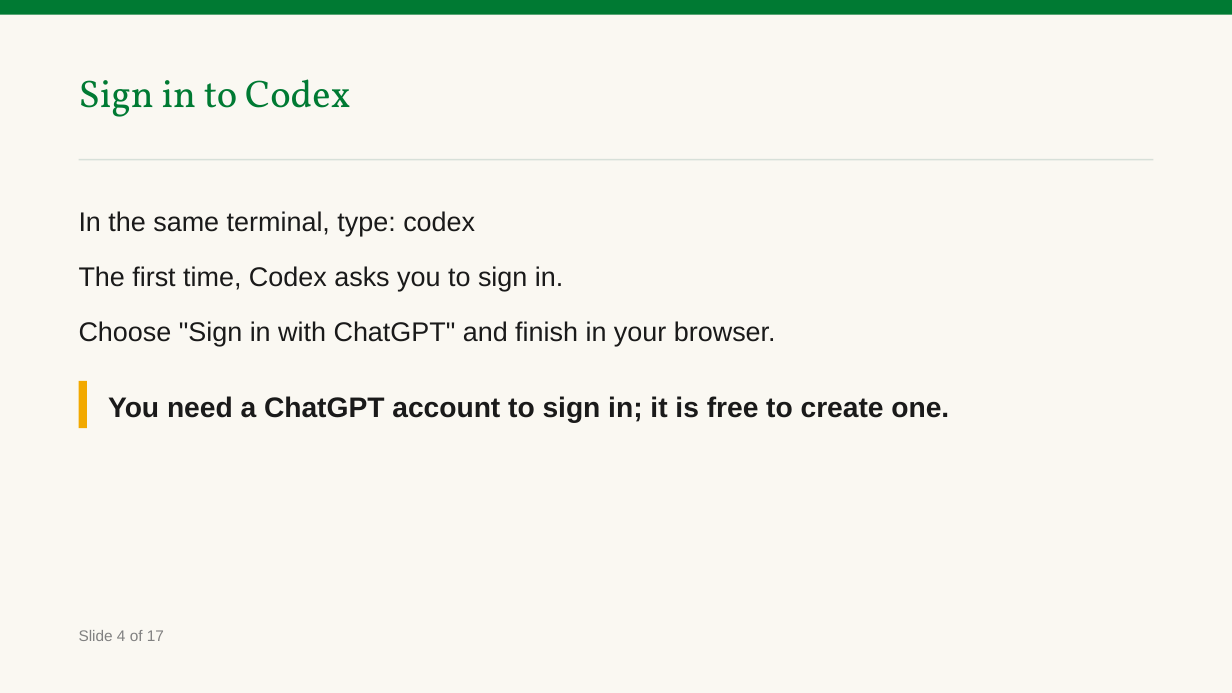
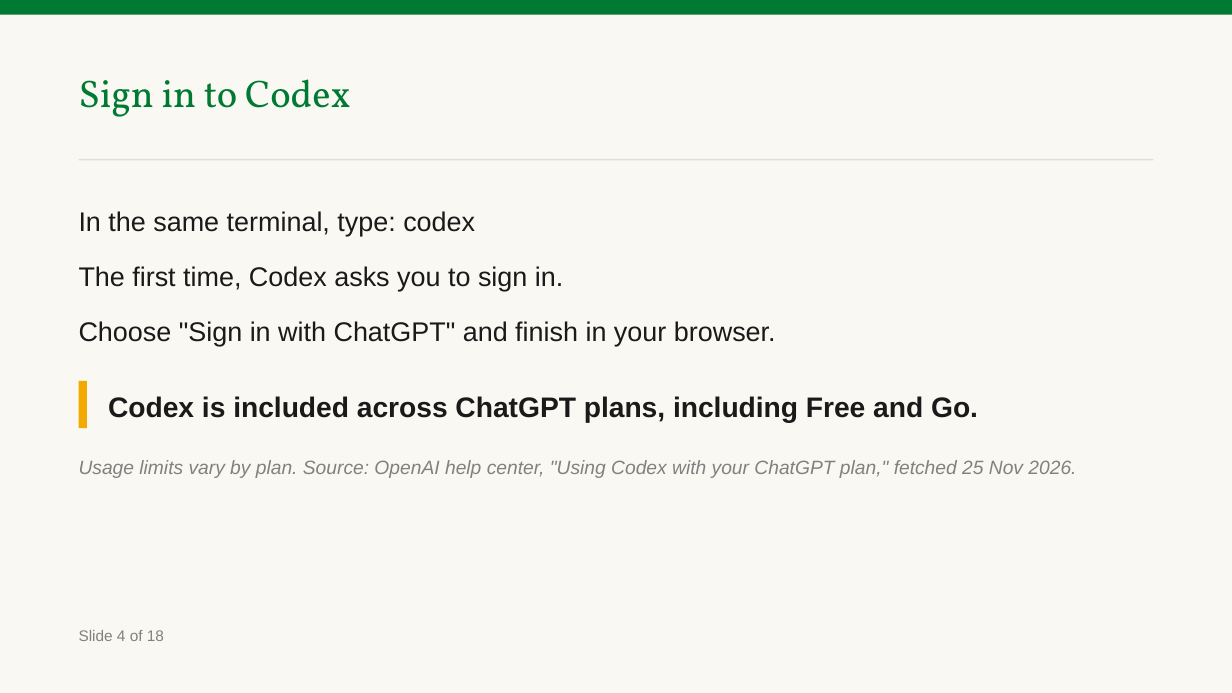
Before and after one commit to benjiesotelo-sudo/Telos_FIN1209, a slide deck: slide 5 of special-lecture/FIN1209-Special-Lecture-AI-Tools-Student-Edition.pptx. Drawn at 1232x693 pixels with LibreOffice and Linux fonts; fonts in the diff are those of the drawing. Boxes give left, top, right and bottom in pixels: in the first picture for what was removed or moved away, otherwise in the second. Text is boxed around its words. In the diff, an @@ line names an element or a change of style, - is before the commit and + after.

```diff
--- a/special-lecture/FIN1209-Special-Lecture-AI-Tools-Student-Edition.pptx
+++ b/special-lecture/FIN1209-Special-Lecture-AI-Tools-Student-Edition.pptx
@@ text at (108,396,978,423): text changed @@
-You need a ChatGPT account to sign in; it is free to create one.
+Codex is included across ChatGPT plans, including Free and Go.
@@ text added at (79,460,1076,478), 15 pt, text #818181, italic @@
+Usage limits vary by plan. Source: OpenAI help center, "Using Codex with your ChatGPT plan," fetched 25 Nov 2026.
@@ text at (79,630,164,641): text changed @@
-Slide 4 of 17
+Slide 4 of 18
```
Also in this commit, not shown: 15 other slides changed, 2 slides added, 1 slide removed, 3 other files.
